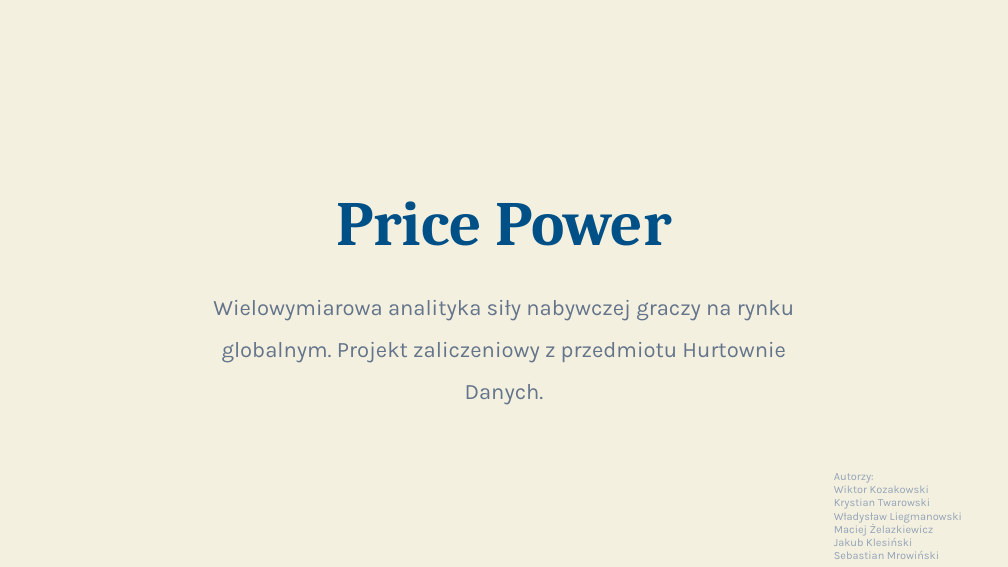
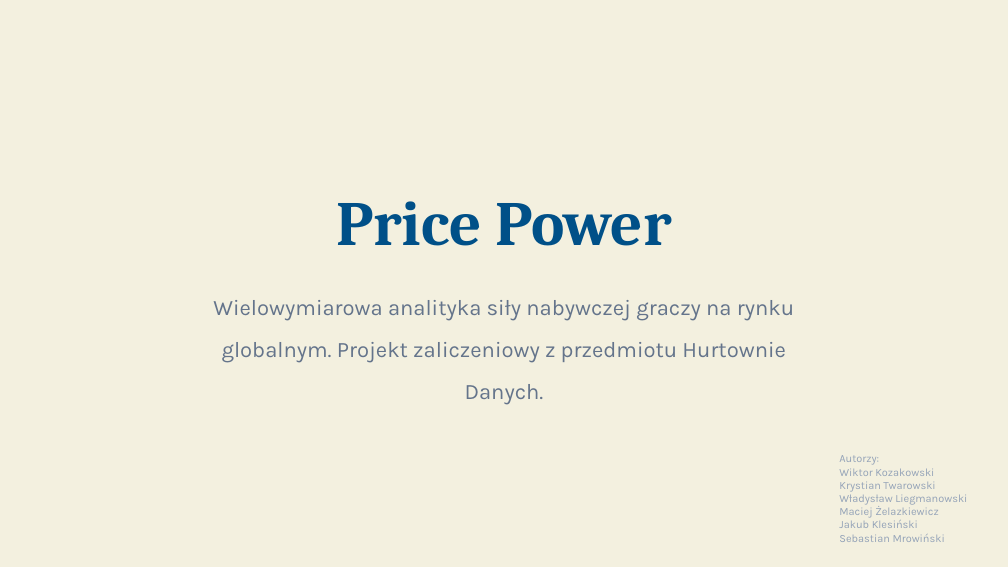
Before and after one commit to WukerDev/PricePower, a slide deck: slide 1 of PricePower.pptx. Drawn at 1008x567 pixels with LibreOffice and Linux fonts; fonts in the diff are those of the drawing; background and template pictures are left out. Boxes give left, top, right and bottom in pixels: in the first picture for what was removed or moved away, otherwise in the second. Text is boxed around its words. In the diff, an @@ line names an element or a change of style, - is before the commit and + after.

```diff
--- a/PricePower.pptx
+++ b/PricePower.pptx
@@ text "Autorzy: Wiktor Kozakowski": place and size @@
-text "Autorzy: Wiktor Kozakowski" at (834, 473, 962, 559)
+text "Autorzy: Wiktor Kozakowski" at (839, 455, 967, 542)
```
Also in this commit, not shown: 1 other slide changed.
